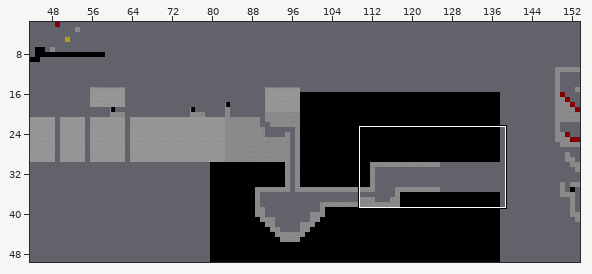
A Tiled map gets an edit: map/map04.tmx. The picture above shows the old version from afar; the outline marks the close-up.
Close-up. Before:
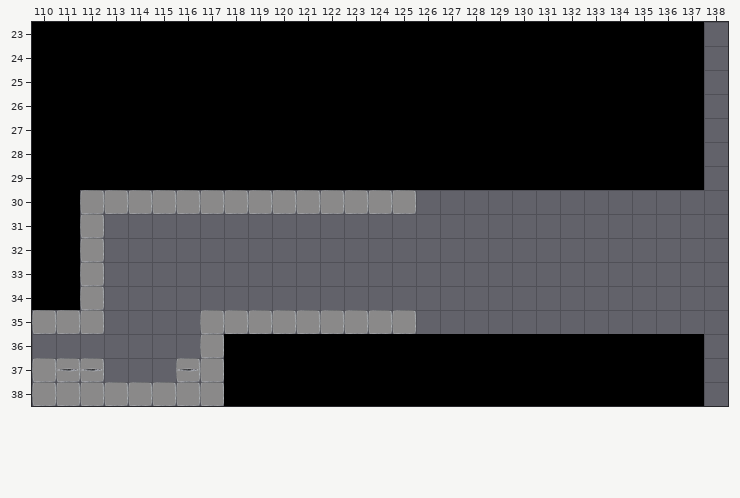
Cells are 70x70 px. Shown: x 110..138, y 23..38. The commit also changed other parts of the map, which this record leaves out.
Now the later version:
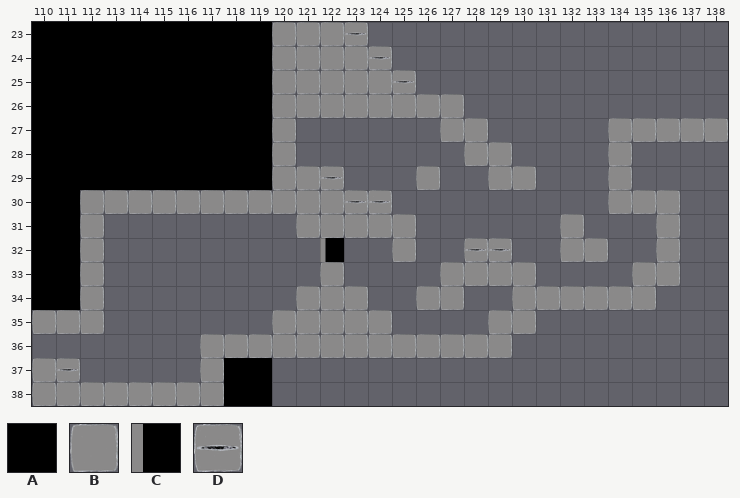
Key: from "blackwhite": A 1; from "blocks": B 4; from "colors": C 3; from "evileye-ani": D 0.
_ is an empty cell.
Objects are placed by their top-left corner, in cells (3,4 is the top-left corner of cell 3,4); size is 1x1 cell unless given.
Difference:
Layer "Tile Layer 1":
y 23: x 120..137 AAAAAAAAAAAAAAAAAA -> BBB_______________
y 24: x 120..137 AAAAAAAAAAAAAAAAAA -> BBBB______________
y 25: x 120..137 AAAAAAAAAAAAAAAAAA -> BBBBB_____________
y 26: x 120..137 AAAAAAAAAAAAAAAAAA -> BBBBBBBB__________
y 27: x 120..138 AAAAAAAAAAAAAAAAAA_ -> B______BB_____BBBBB
y 28: x 120..137 AAAAAAAAAAAAAAAAAA -> B_______BB____B___
y 29: x 120..137 AAAAAAAAAAAAAAAAAA -> BB____B__BB___B___
y 30: x 123..125 BBB -> ___; x 134..136 ___ -> BBB
y 31: x 121..125 _____ -> BBBBB; x 132 _ -> B; x 136 _ -> B
y 32: x 125 _ -> B; x 132..133 __ -> BB; x 136 _ -> B
y 33: x 122 _ -> B; x 127..130 ____ -> BBBB; x 135..136 __ -> BB
y 34: x 121..123 ___ -> BBB; x 126..127 __ -> BB; x 130..135 ______ -> BBBBBB
y 35: x 117..119 BBB -> ___; x 125 B -> _; x 129..130 __ -> BB
y 36: x 118..137 AAAAAAAAAAAAAAAAAAAA -> BBBBBBBBBBBB________
y 37..38: x 120..137 AAAAAAAAAAAAAAAAAA -> __________________
Layer "Evil Boxes":
changed: D "evilbox" at 116,37 -> outside this view
changed: D "evilbox" at 112,37 -> outside this view
added: D "evilbox" at 123,23
added: D "evilbox" at 124,24
added: D "evilbox" at 125,25
added: D "evilbox" at 122,29
added: D "evilbox" at 123,30
added: D "evilbox" at 124,30
added: D "evilbox" at 128,32
added: D "evilbox" at 129,32
Layer "Checkpoints":
added: C "start" at 122,32
Changed places in both close-ups, as pixel boxes (x1, y1, x2, y2):
changed: (200, 22, 728, 406)
old place: (80, 358, 104, 382)
old place: (176, 358, 200, 382)
